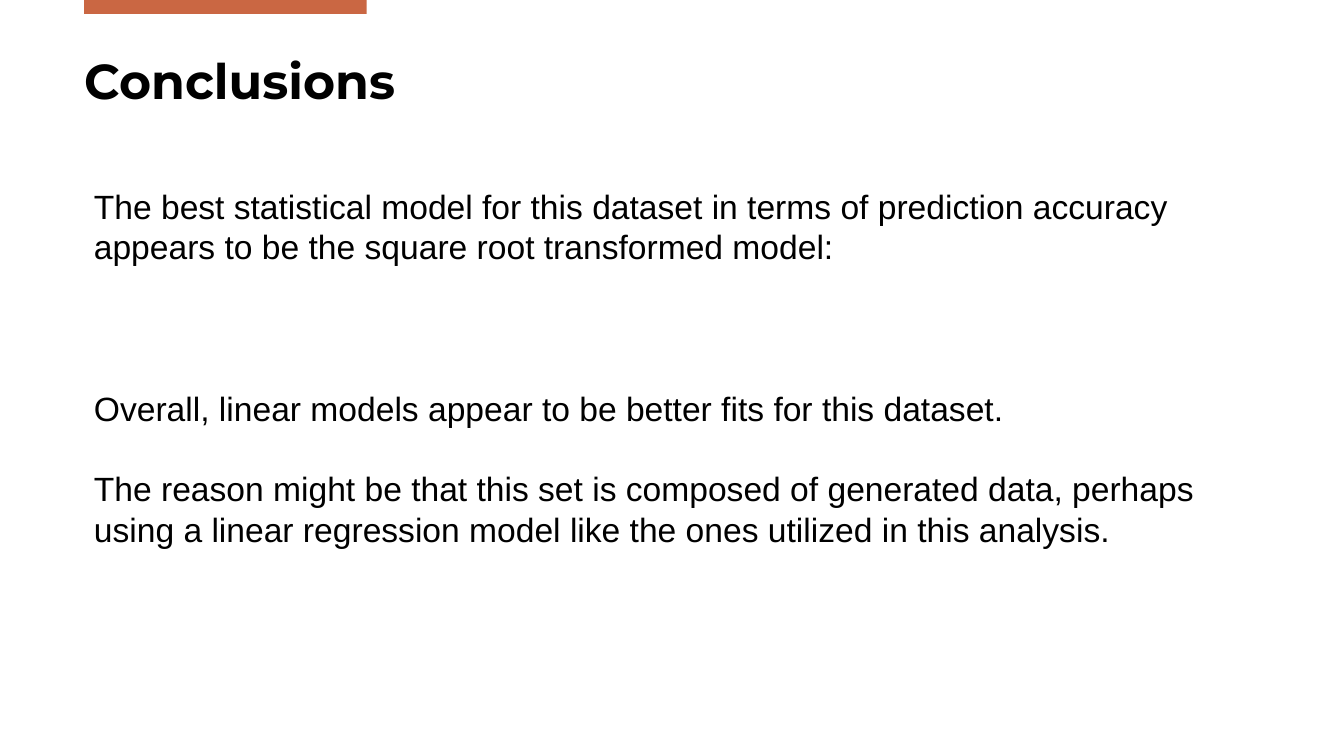
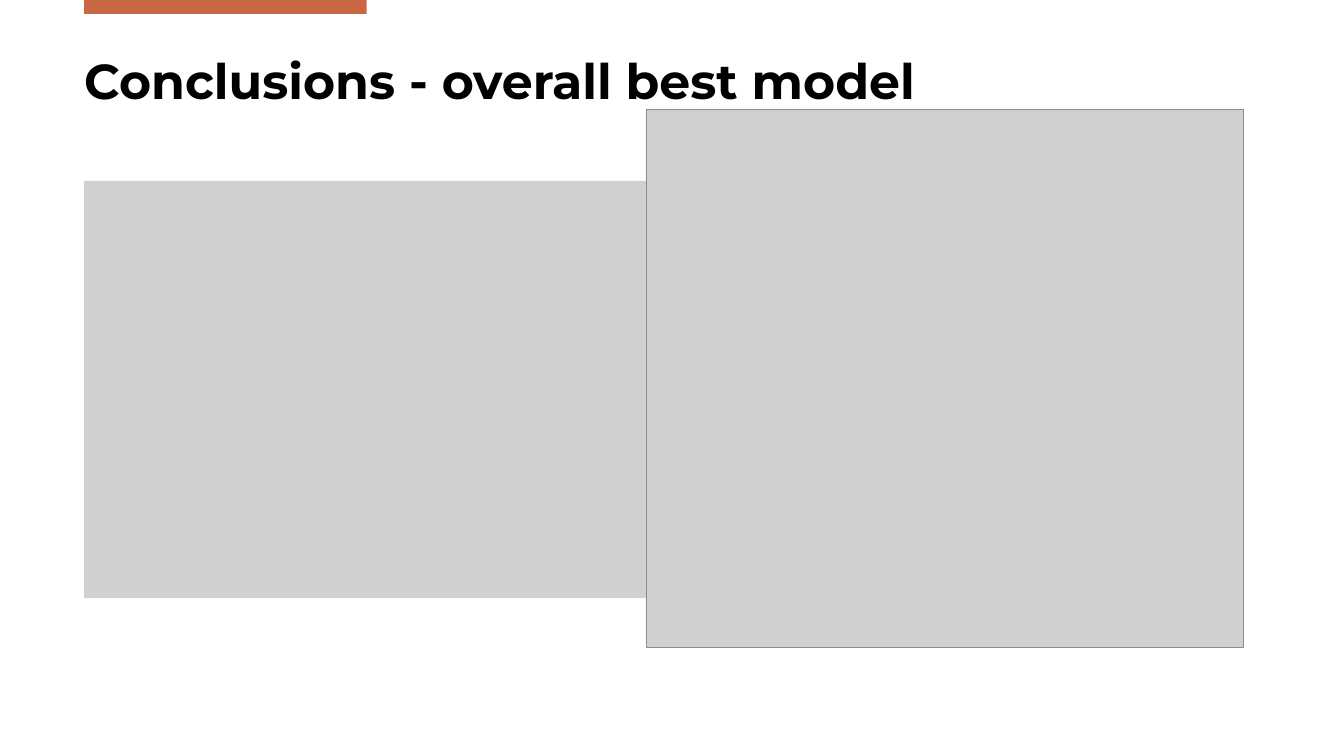
Before and after one commit to DanieleGotti/Food_Delivery_Time_Prediction, a slide deck: slide 41 of Presentazione_Gotti_Mazzoleni.pptx (slide 40 before the commit). Drawn at 1344x756 pixels with LibreOffice and Linux fonts; fonts in the diff are those of the drawing; grey boxes stand for pictures; background and template pictures are left out. Boxes give left, top, right and bottom in pixels: in the first picture for what was removed or moved away, otherwise in the second. Text is boxed around its words. In the diff, an @@ line names an element or a change of style, - is before the commit and + after.

```diff
--- a/Presentazione_Gotti_Mazzoleni.pptx
+++ b/Presentazione_Gotti_Mazzoleni.pptx
@@ title at (84, 60, 915, 111): text changed @@
-Conclusions
+Conclusions - overall best model
@@ picture added at (647, 110, 1244, 648) @@
@@ picture added at (84, 181, 671, 599) @@
@@ text removed at (94, 194, 1193, 549) @@
-The best statistical model for this dataset in terms of prediction accuracy appears to be the square root transformed model:
-Overall, linear models appear to be better fits for this dataset.
-The reason might be that this set is composed of generated data, perhaps using a linear regression model like the ones utilized in this analysis.
```
Also in this commit, not shown: 2 other slides changed, 1 slide added, 1 other file.
